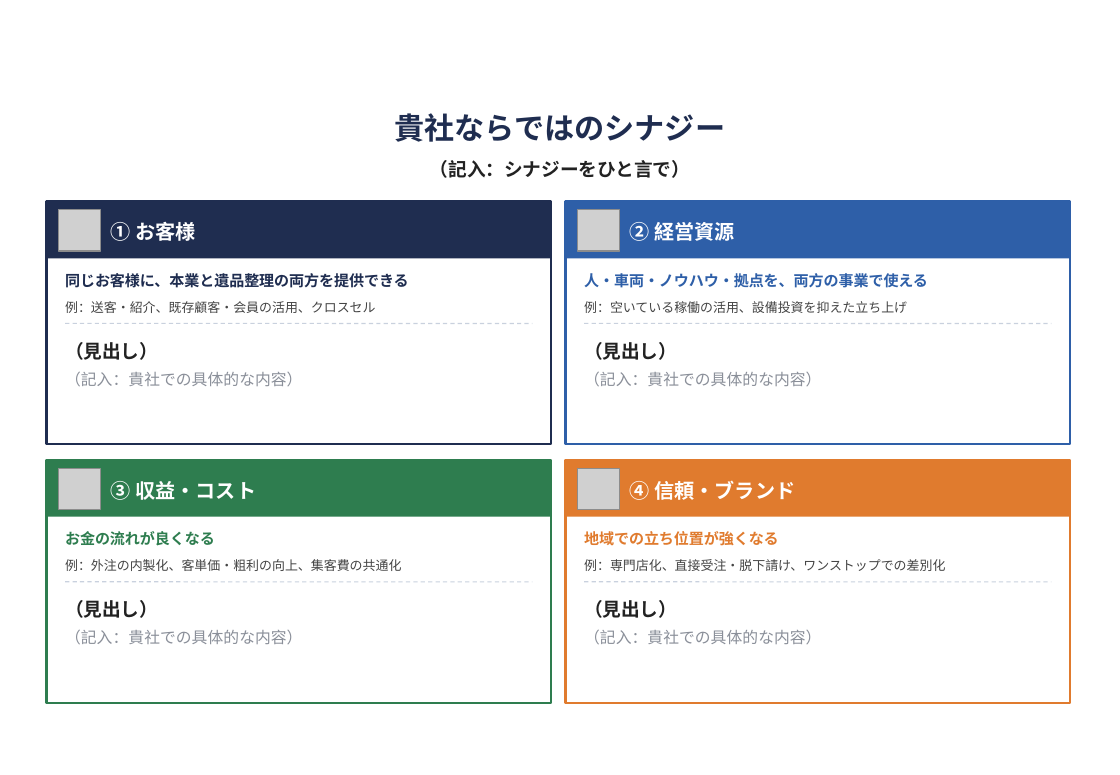
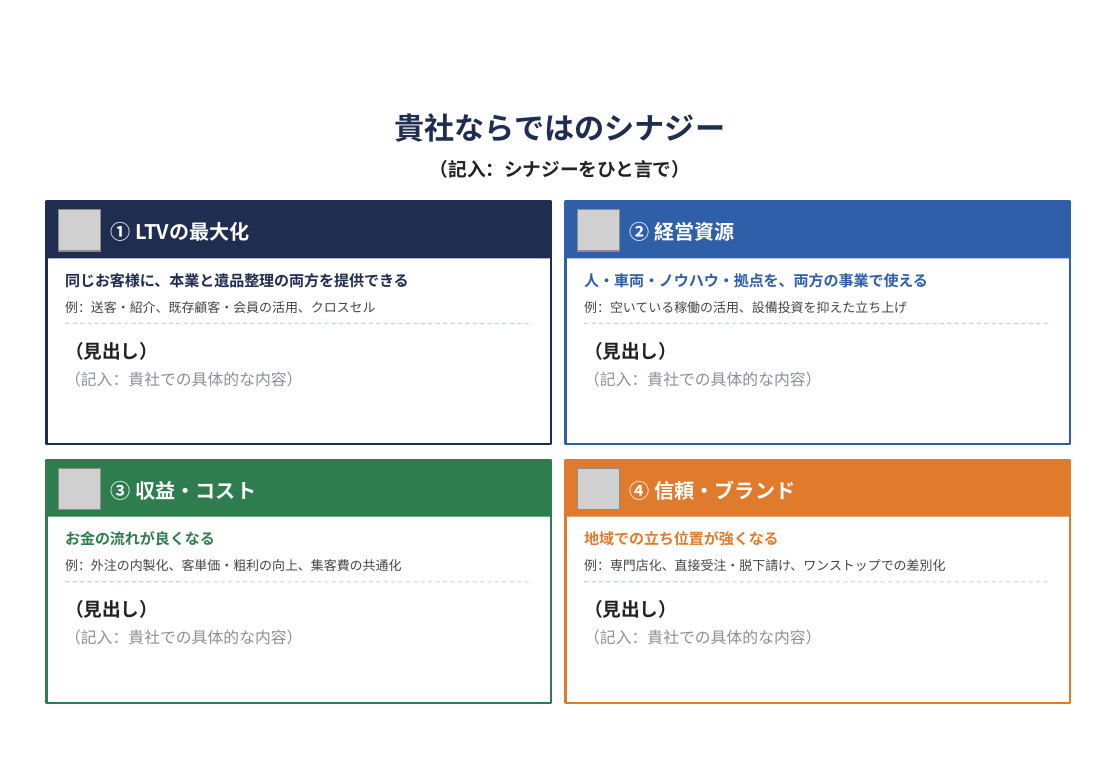
Before and after one commit to soshiro-iki-sys/-, a slide deck: slide 6 of proposals/個社別ご提案パート_ひな形.pptx. Drawn at 1120x775 pixels with LibreOffice and Linux fonts; fonts in the diff are those of the drawing; grey boxes stand for pictures; background and template pictures are left out. Boxes give left, top, right and bottom in pixels: in the first picture for what was removed or moved away, otherwise in the second. Text is boxed around its words. In the diff, an @@ line names an element or a change of style, - is before the commit and + after.

```diff
--- a/proposals/個社別ご提案パート_ひな形.pptx
+++ b/proposals/個社別ご提案パート_ひな形.pptx
@@ text at (111, 222, 250, 241): text changed @@
-① お客様
+① LTVの最大化
```
Also in this commit, not shown: 1 other slide changed, 2 slides added, 2 other files.
